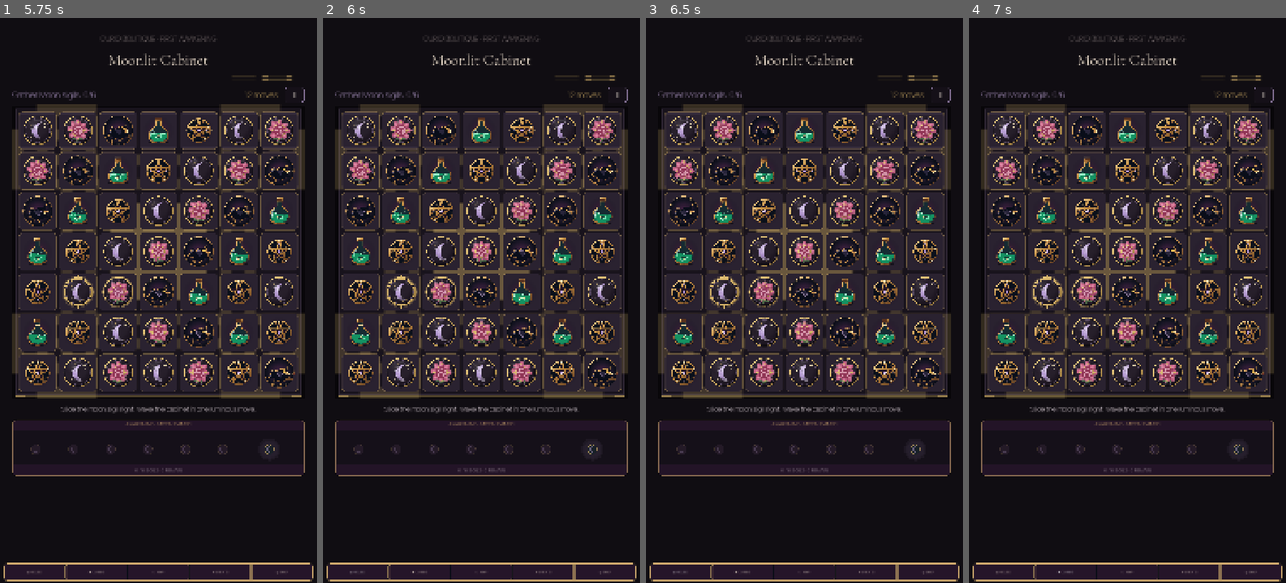
Above: before the commit, frames 1-4 (left to right).
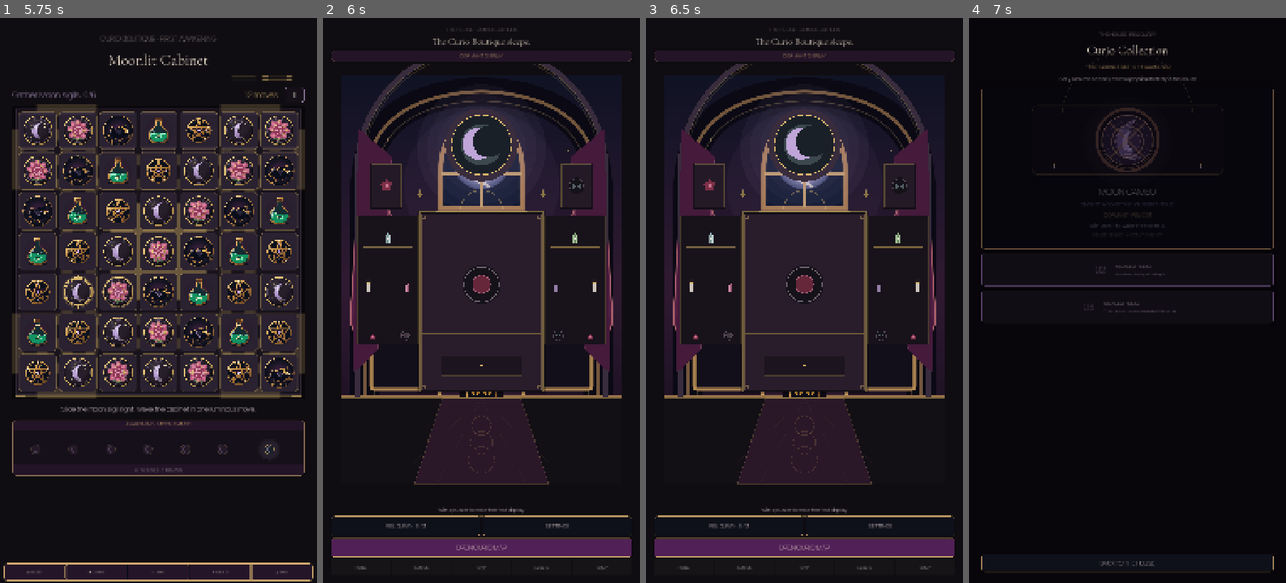
Above: after the commit, the same moments.

Repository: Jay-prodesign/akilta-match3
Game: Godot game, scene res://src/app/app_bootstrap.tscn
The game is run twice, just before and just after one commit, with the same random seed, the same clock (stepped at 60 frames per second) and the same inputs.
Inputs (mouse positions are in pixels of both pictures, inside the frame that each line leads up to):
- Up to frame 1 (5.75 s): click "RELIQUARY · 0 / 3" at 0.5 s; click "BACK TO THE HOUSE" at 1.25 s; click "OPEN CURIO MAP" at 2 s; click "1" at 2.75 s; click "ENTER THE CABINET" at 3.5 s; click "Ⅱ" at 4.25 s; click "RESTART LEVEL" at 5 s
- Up to frame 2 (6 s): click "⌂ HOUSE" at 5.75 s
- Up to frame 3 (6.5 s): no input
- Up to frame 4 (7 s): click (1064, 571) at 6.5 s, where only the run before the commit has a clickable "✦ CURIOS"

Frame 1 is identical in both runs. In frame 2, 30% of the frame differs, in the area x 1-99%, y 1-100%; in frame 3, 30%; in frame 4, 45%, in the area x 1-99%, y 2-100%.

Commit message:
feat(navigation): connect gameplay bottom bar to House collection map events and shop

Diff:
--- a/src/app/app_bootstrap.gd
+++ b/src/app/app_bootstrap.gd
@@ -108,6 +108,8 @@
 	if screen.has_method("apply_presentation_settings"):
 		screen.apply_presentation_settings(user_settings.get_presentation_state())
 	screen.level_won.connect(_on_level_won)
+	if screen.has_signal("navigation_requested"):
+		screen.navigation_requested.connect(_on_gameplay_navigation_requested)
 	if screen.has_signal("level_exit_requested"):
 		screen.level_exit_requested.connect(_on_level_exit_requested)
 	if screen.has_signal("feedback_requested"):
@@ -239,3 +241,18 @@
 	screen_host.add_child(screen)
 	Typography.apply(screen)
 	CurioMaterials.apply(screen)
+
+func _on_gameplay_navigation_requested(section: String) -> void:
+	if navigation.current() == NavigationScript.Route.GAMEPLAY:
+		show_house()
+	match section:
+		"house":
+			return
+		"curios":
+			show_collection()
+		"map":
+			show_map()
+		"events":
+			show_feature_preview("Events")
+		"shop":
+			show_feature_preview("Shop")
